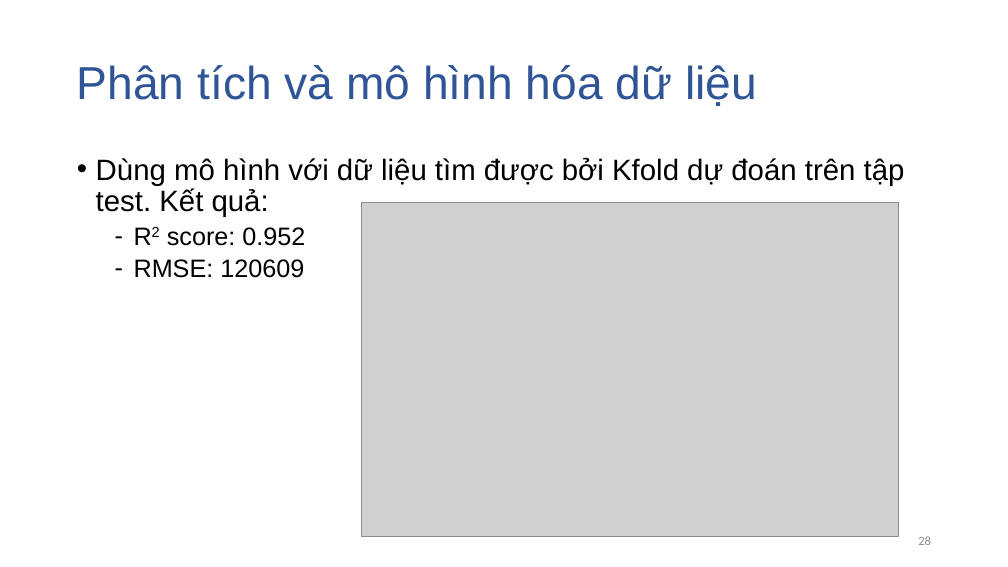
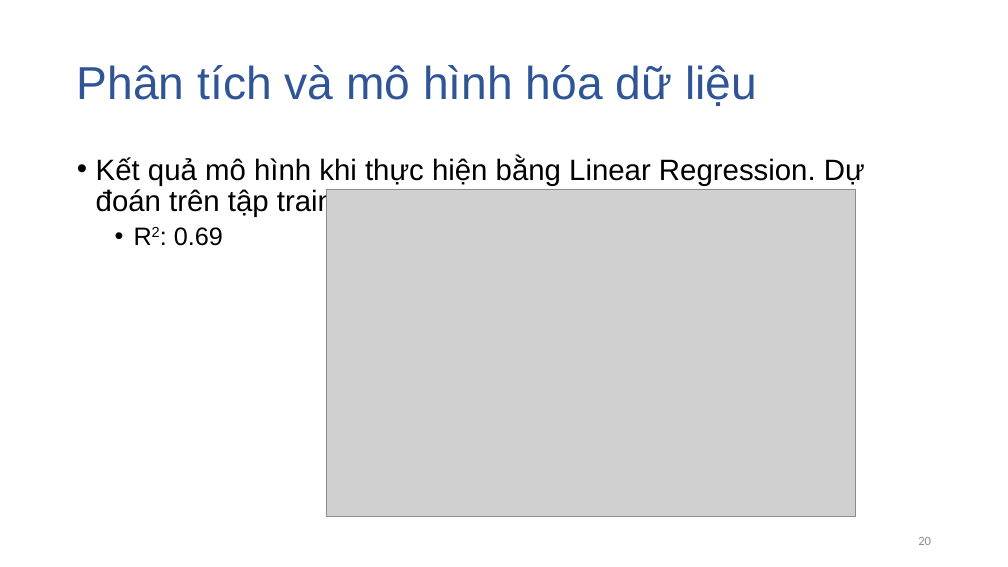
Before and after one commit to dtphat97/DataScienceFinal, a slide deck: slide 20 of Slide.pptx (slide 28 before the commit). Drawn at 1008x567 pixels with LibreOffice and Linux fonts; fonts in the diff are those of the drawing; grey boxes stand for pictures. Boxes give left, top, right and bottom in pixels: in the first picture for what was removed or moved away, otherwise in the second. Text is boxed around its words. In the diff, an @@ line names an element or a change of style, - is before the commit and + after.

```diff
--- a/Slide.pptx
+++ b/Slide.pptx
@@ text at (96,157,865,246): text changed @@
-• Dùng mô hình với dữ liệu tìm được bởi Kfold dự đoán trên tập test. Kết quả:
-  – R2 score: 0.952
-  – RMSE: 120609
+• Kết quả mô hình khi thực hiện bằng Linear Regression. Dự đoán trên tập train.
+  • R2: 0.69
@@ picture: place and size @@
-picture at (361,203,898,537)
+picture at (327,190,856,516)
```
Also in this commit, not shown: 6 other slides changed, 1 slide added, 6 slides removed, 11 other files.
